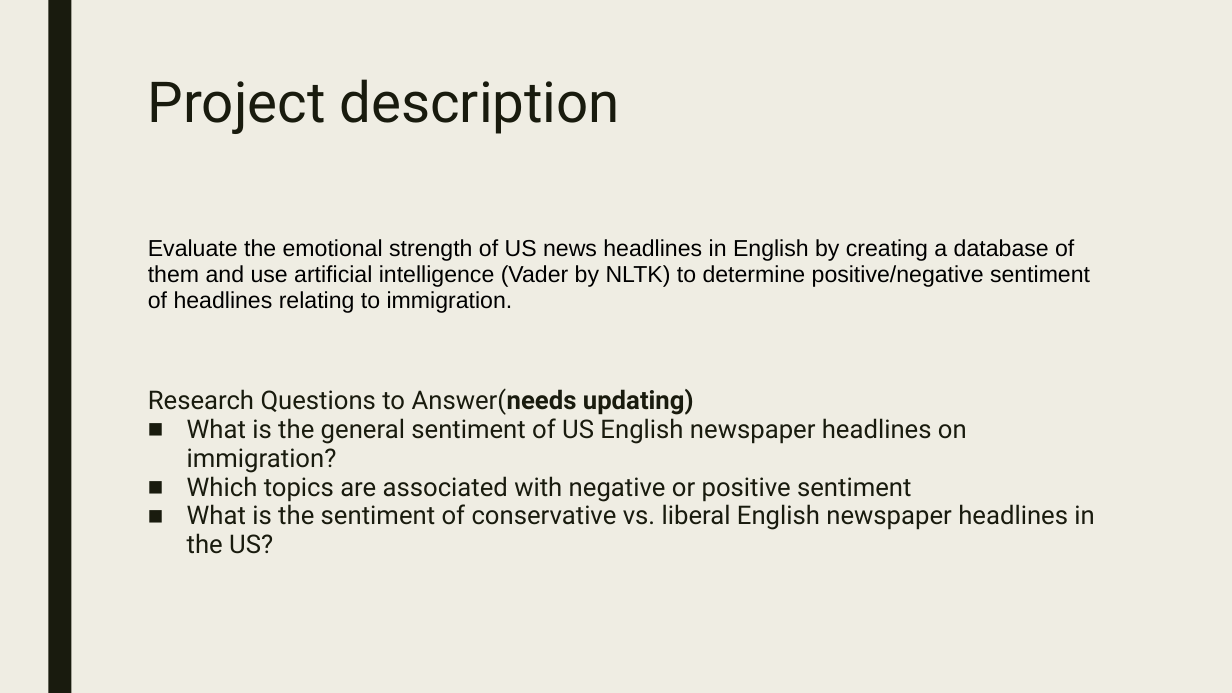
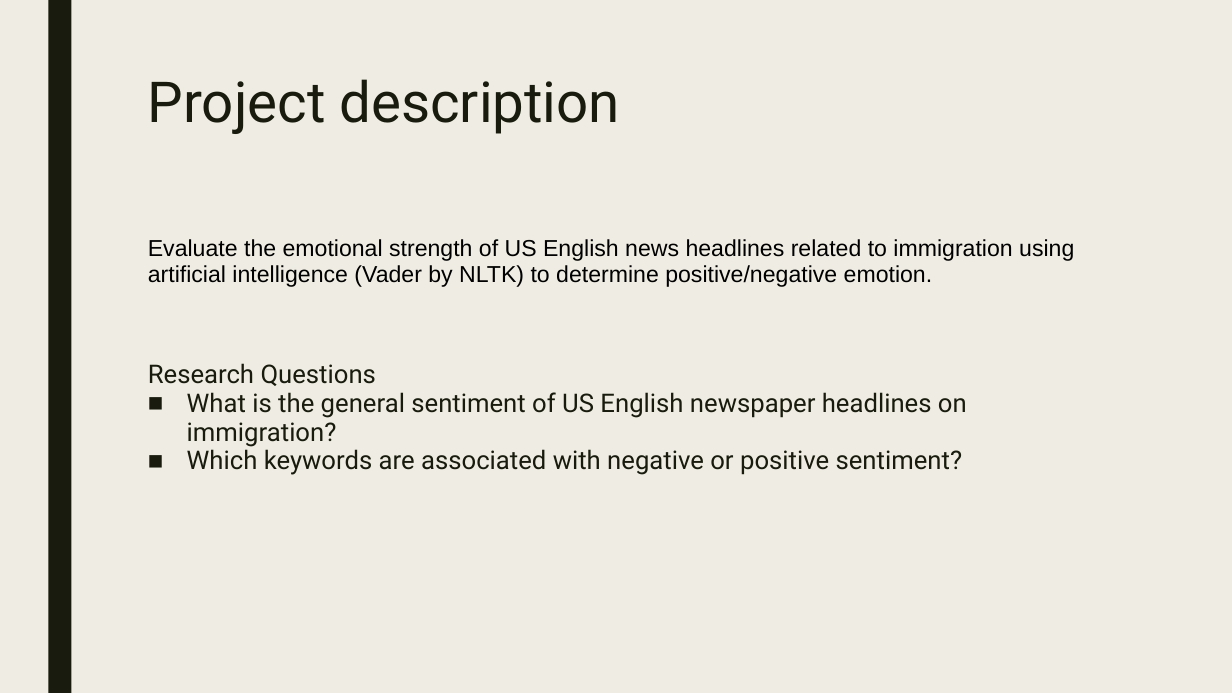
Before and after one commit to James-Ashley/sentiment_analysis, a slide deck: slide 2 of Group_project_deck.pptx. Drawn at 1232x693 pixels with LibreOffice and Linux fonts; fonts in the diff are those of the drawing. Boxes give left, top, right and bottom in pixels: in the first picture for what was removed or moved away, otherwise in the second. Text is boxed around its words. In the diff, an @@ line names an element or a change of style, - is before the commit and + after.

```diff
--- a/Group_project_deck.pptx
+++ b/Group_project_deck.pptx
@@ text at (x1=148, y1=239, x2=1074, y2=386): text changed @@
-Evaluate the emotional strength of US news headlines in English by creating a database of them and use artificial intelligence (Vader by NLTK) to determine positive/negative sentiment of headlines relating to immigration.
-Research Questions to Answer(needs updating)
+Evaluate the emotional strength of US English news headlines related to immigration using artificial intelligence (Vader by NLTK) to determine positive/negative emotion.
+Research Questions
@@ text at (x1=187, y1=446, x2=963, y2=475): text changed @@
-■ Which topics are associated with negative or positive sentiment
-■ What is the sentiment of conservative vs. liberal English newspaper headlines in the US?
+■ Which keywords are associated with negative or positive sentiment?
```
Also in this commit, not shown: 7 other slides changed, 2 slides added, 1 slide removed.
